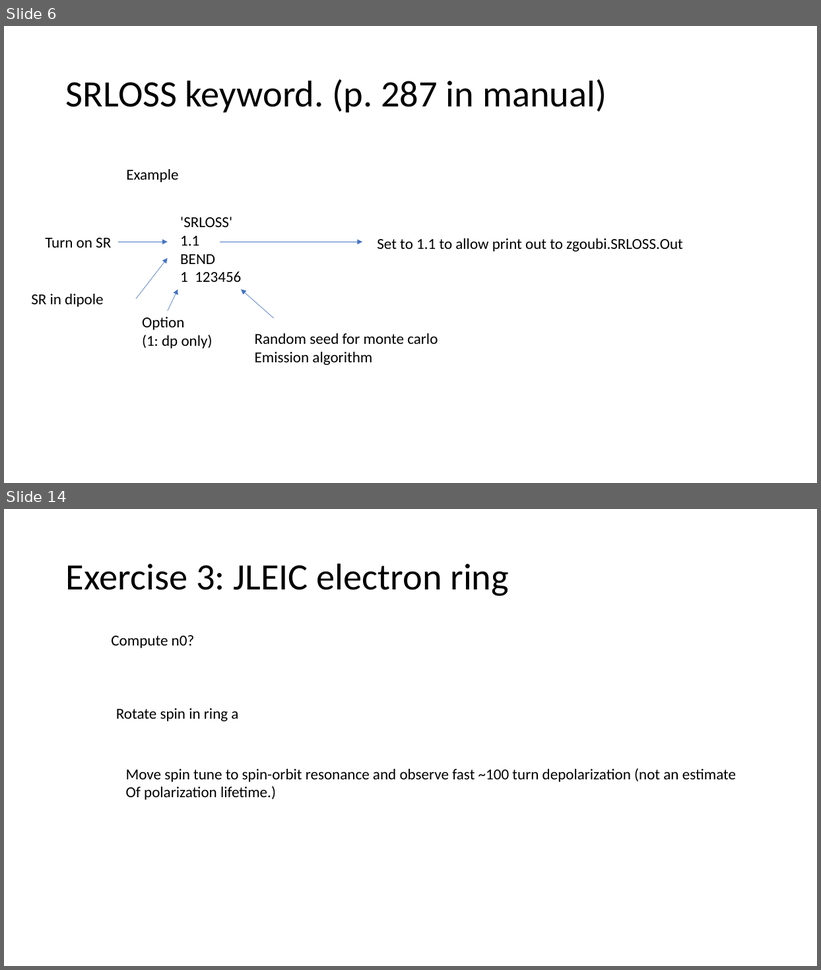
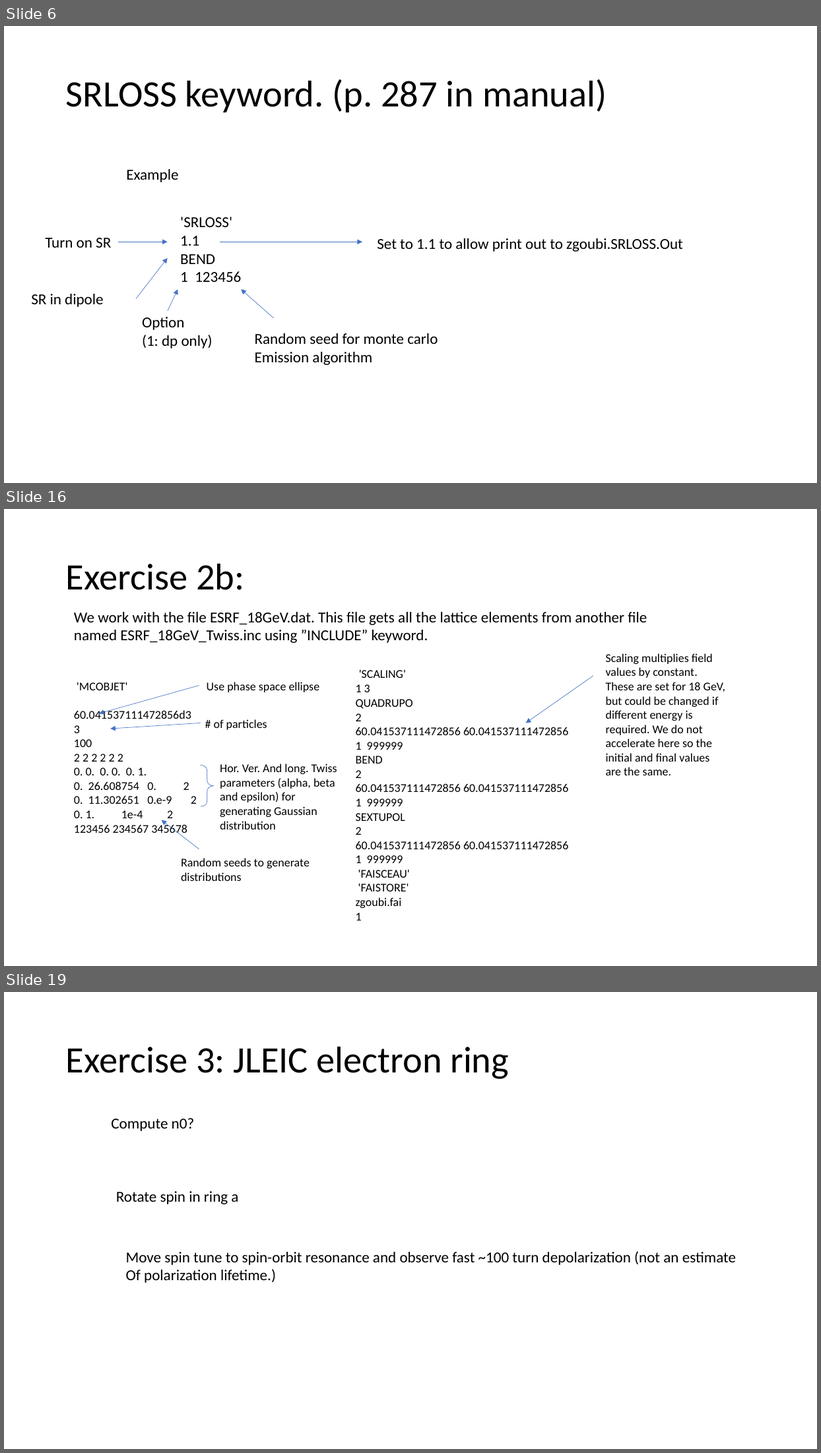
Before and after one commit to radiasoft/Zgoubi-Workshop, a slide deck: Tutorials/Tuesday/TutTu1/Tuesday Tutorial Slides.pptx. Shown one above the other, each under a label of ours: slides 6 and 14 before the commit, slides 6, 16 and 19 after it; the slides between them are not shown. The pictures are 821x970 and 821x1453 pixels, drawn with LibreOffice and Linux fonts; fonts in the diff are those of the drawing. Boxes give left, top, right and bottom in pixels: in the first picture for what was removed or moved away, otherwise in the second. Text is boxed around its words. In the diff, an @@ line names an element or a change of style, - is before the commit and + after.

```diff
--- a/Tutorials/Tuesday/TutTu1/Tuesday Tutorial Slides.pptx
+++ b/Tutorials/Tuesday/TutTu1/Tuesday Tutorial Slides.pptx
@@ slide 16 added at [4, 509, 817, 966], background #FFFFFF @@
@@ title added at [66, 563, 244, 590], 44 pt, text #000000 @@
+Exercise 2b:
@@ text added at [74, 612, 647, 643], 18 pt, text #000000 @@
+We work with the file ESRF_18GeV.dat. This file gets all the lattice elements from another file named ESRF_18GeV_Twiss.inc using ”INCLUDE” keyword.
@@ text added at [606, 654, 726, 776], 14 pt, text #000000 @@
+Scaling multiplies field values by constant. These are set for 18 GeV, but could be changed if different energy is required. We do not accelerate here so the initial and final values are the same.
@@ text added at [74, 683, 197, 836], 14 pt, text #000000 @@
+'MCOBJET'
+60.041537111472856d3
+3
+100
+2 2 2 2 2 2
+0. 0. 0. 0. 0. 1.
+0. 26.608754 0. 2
+0. 11.302651 0.e-9 2
+0. 1. 1e-4 2
+123456 234567 345678
@@ arrow added from (199, 686) to (99, 714), #4472C4 0.5 pt @@
@@ text added at [207, 682, 320, 692], 14 pt, text #000000 @@
+Use phase space ellipse
@@ text added at [356, 670, 568, 921], 14 pt, text #000000 @@
+'SCALING'
+1 3
+QUADRUPO
+2
+60.041537111472856 60.041537111472856
+1 999999
+BEND
+2
+60.041537111472856 60.041537111472856
+1 999999
+SEXTUPOL
+2
+60.041537111472856 60.041537111472856
+1 999999
+'FAISCEAU'
+'FAISTORE'
+zgoubi.fai
+1
@@ arrow added from (593, 676) to (526, 723), #4472C4 0.5 pt @@
@@ arrow added from (201, 723) to (110, 729), #4472C4 0.5 pt @@
@@ text added at [214, 720, 267, 730], 14 pt, text #000000 @@
+# of particles
@@ right brace added at [201, 765, 214, 807], outline #4472C4 0.5 pt @@
@@ text added at [220, 764, 337, 830], 14 pt, text #000000 @@
+Hor. Ver. And long. Twiss parameters (alpha, beta and epsilon) for generating Gaussian distribution
@@ arrow added from (199, 850) to (161, 820), #4472C4 0.5 pt @@
@@ text added at [181, 858, 310, 881], 14 pt, text #000000 @@
+Random seeds to generate distributions
@@ what was slide 14 is now slide 19 @@
```
Also in this commit, not shown: 4 slides changed, 9 other slides added, 5 slides removed.
